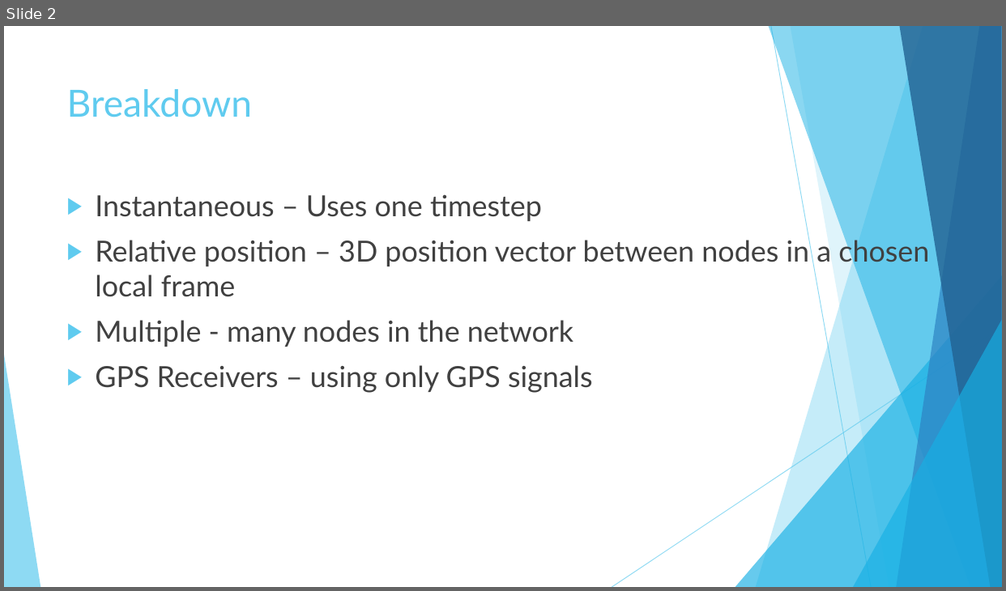
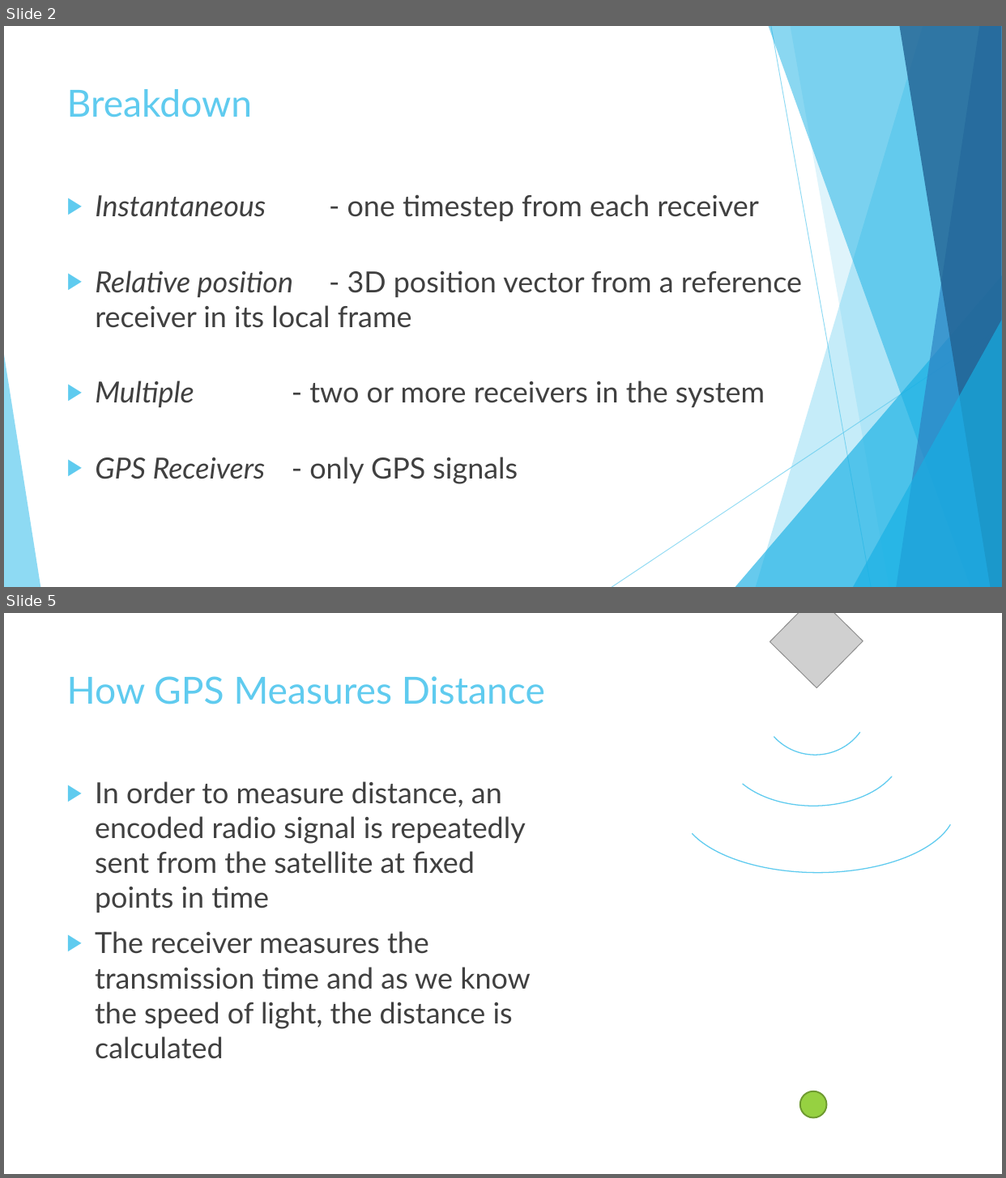
Before and after one commit to Lydia-D/Thesis_GH, a slide deck: Instantaneous Relative Positioning of Multiple GPS Receivers.pptx. Shown one above the other, each under a label of ours: slide 2 before the commit, slides 2 and 5 after it; the slides between them are not shown. The pictures are 1006x591 and 1006x1178 pixels, drawn with LibreOffice and Linux fonts; fonts in the diff are those of the drawing; grey boxes stand for pictures. Boxes give left, top, right and bottom in pixels: in the first picture for what was removed or moved away, otherwise in the second. Text is boxed around its words. In the diff, an @@ line names an element or a change of style, - is before the commit and + after.

```diff
--- a/Instantaneous Relative Positioning of Multiple GPS Receivers.pptx
+++ b/Instantaneous Relative Positioning of Multiple GPS Receivers.pptx
@@ slide 5 added at (x1=4, y1=613, x2=1002, y2=1174), background #FFFFFF @@
@@ picture added at (x1=769, y1=613, x2=863, y2=688) @@
@@ arc (boxed as its full ellipse) added at (x1=760, y1=646, x2=871, y2=756), outline #5FCBEF 1 pt @@
@@ title added at (x1=67, y1=676, x2=545, y2=705), 36 pt, text #5FCBEF @@
+How GPS Measures Distance
@@ arc (boxed as its full ellipse) added at (x1=725, y1=692, x2=903, y2=806), outline #5FCBEF 1 pt @@
@@ arc (boxed as its full ellipse) added at (x1=680, y1=739, x2=956, y2=872), outline #5FCBEF 1 pt @@
@@ text added at (x1=95, y1=781, x2=530, y2=1059), 28 pt, text #404040 @@
+▶ In order to measure distance, an encoded radio signal is repeatedly sent from the satellite at fixed points in time
+▶ The receiver measures the transmission time and as we know the speed of light, the distance is calculated
@@ ellipse added at (x1=800, y1=1092, x2=827, y2=1118), fill #96D141, outline #6F9B30 1.5 pt @@
@@ slide 2 changed as well @@
@@ text at (x1=95, y1=194, x2=802, y2=484): text changed @@
-▶ Instantaneous – Uses one timestep
-▶ Relative position – 3D position vector between nodes in a chosen local frame
-▶ Multiple - many nodes in the network
-▶ GPS Receivers – using only GPS signals
+▶ Instantaneous - one timestep from each receiver
+▶ Relative position - 3D position vector from a reference receiver in its local frame
+▶ Multiple - two or more receivers in the system
+▶ GPS Receivers - only GPS signals
```
Also in this commit, not shown: 1 other slide changed, 13 other slides added, 13 slides removed, 33 other files.
